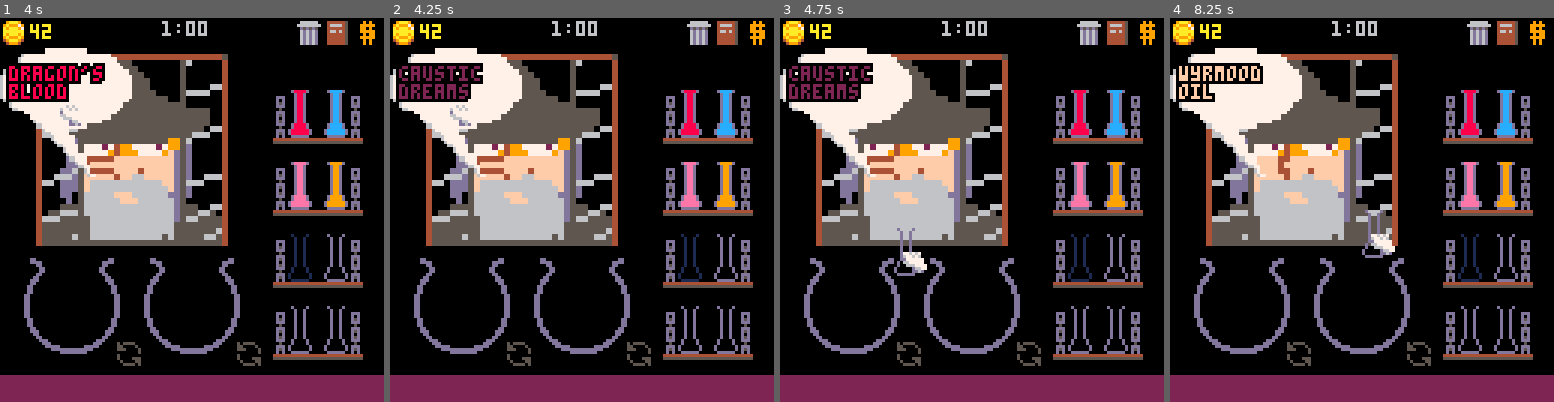
Above: before the commit, frames 1-4 (left to right).
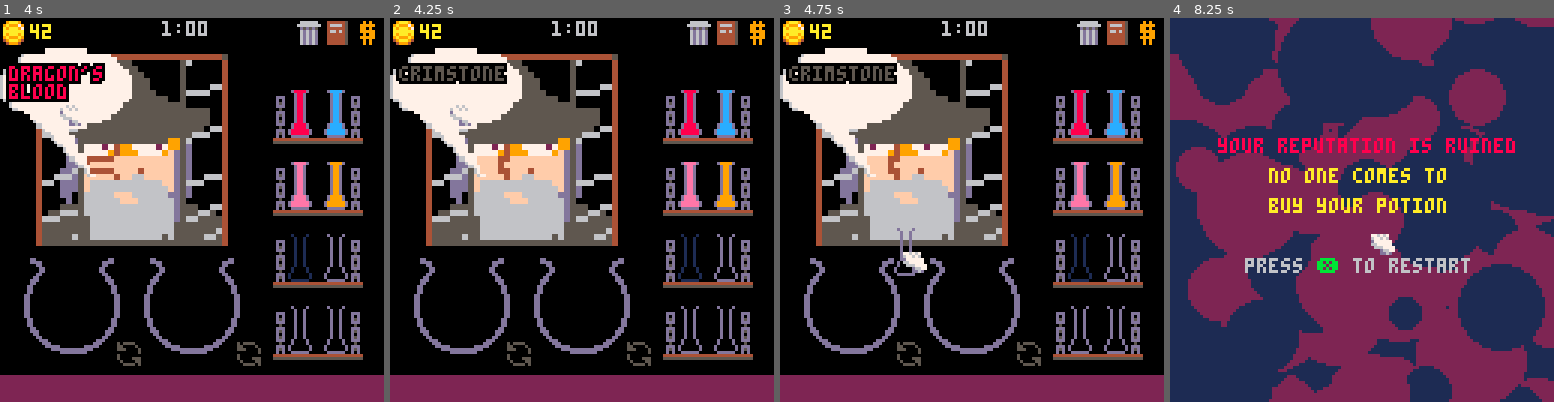
Above: after the commit, the same moments.

Repository: andbalch/cs4730_team_game
Game: PICO-8 cartridge potion.p8
Same seed, same stepped clock (60 frames per second), same inputs: the game is played once before the commit and once after it.
Inputs (mouse positions are in pixels of both pictures, inside the frame that each line leads up to):
- Up to frame 1 (4 s): tap X (X key) at 0.33, 1.07, 1.85, 2.97 s; click (280, 121) at 0.67 s; tap O (Z key) at 0.7, 1.7, 2.1, 2.5, 2.9, 3.3, 3.7 s; click (46, 267) at 1.22 s; click (107, 114) at 1.77 s; click (172, 259) at 2.32 s; click (234, 106) at 2.87 s; click (295, 256) at 3.42 s; click (61, 102) at 3.97 s
- Up to frame 2 (4.25 s): tap X (X key) at 4.08 s; tap O (Z key) at 4.1 s
- Up to frame 3 (4.75 s): tap O (Z key) at 4.5 s; click (902, 248) at 4.52 s
- Up to frame 4 (8.25 s): tap O (Z key) every 0.4 s from 4.9 to 8.1 s; click (1354, 94) at 5.07 s; tap X (X key) at 5.2, 6.32, 7.43 s; click (1419, 244) at 5.62 s; click (1481, 90) at 6.17 s; click (1246, 236) at 6.72 s; click (1308, 83) at 7.27 s; click (1369, 229) at 7.82 s

Frame 1 is identical in both runs. In frame 2, 2.0% of the frame differs, in the area x 1-32%, y 11-41%; in frame 3, 2.0%; in frame 4, 96%, in the area x 0-100%, y 0-100%.

Commit message:
added endgame screens

Diff:
--- a/brew.lua
+++ b/brew.lua
@@ -16,7 +16,7 @@
 sand_sound_timer=0
 
 -- Timer for selling potions
-sell_sound_timer=0
+sell_timer=0
 
 function brew_update()
 	viewing=nil
@@ -267,18 +267,29 @@
 end
 
 function serve()
+	if sell_timer > time() then
+		return -- Don't serve if not enough time has passed.
+	end
+	sell_timer = time() + 0.2
 	-- Empty vial and calc. score
 	-- TODO: inc. points based on potion difficulty?
 	local score = flr(empty_vial(potions[order_i].c) * prices[potions[order_i].c])
 
-	if time() > sell_sound_timer then
-		if score < 10 then
-			sfx(2)
-		else
-			sfx(3)
-		end
-		sell_sound_timer = time() + 0.5
-	end
+	if score < 10 then
+		sfx(2)
+		failure_count = failure_count + 1
+		if failure_count >= 5 then
+			mode = "failure"
+			music(4)
+		end
+	else
+		sfx(3)
+		failure_count = failure_count - 1
+		if failure_count < 0 then
+			failure_count = 0
+		end
+	end
+	sell_sound_timer = time() + 0.5
 
 	-- Penalty if time limit exceeded
 	if time_c == 8 then
@@ -287,6 +298,9 @@
 
 	-- Increase score.
 	gold = flr(gold + score)
+	if gold > 2000 then
+		mode = "success"
+	end
 
 	-- Transition to next order
 	order_i = new_order()
--- /dev/null
+++ b/endgame.lua
@@ -0,0 +1,34 @@
+function success_update()
+    update_bubbles()
+    if btnp(5) or md then -- ❎ key
+        run()
+    end
+end
+
+function success_draw()
+    draw_bubbles()
+
+    print("congratulations!", 34, 40, 11)
+    print("you have become", 35, 50, 10)
+    print("the potion master", 31, 60, 10)
+    print("press    to explore more", 17, 80, 6)
+    print("❎", 41, 80, 11)
+end
+
+
+function failure_update()
+    update_bubbles()
+    if btnp(5) or md then -- ❎ key
+        run()
+    end
+end
+
+function failure_draw()
+    draw_bubbles()
+
+    print("your reputation is ruined", 16, 40, 8)
+    print("no one comes to", 33, 50, 10)
+    print("buy your potion", 33, 60, 10)
+    print("press    to restart", 25, 80, 6)
+    print("❎", 49, 80, 11)
+end
--- a/game.lua
+++ b/game.lua
@@ -1,4 +1,4 @@
-mode="title"
+mode="title" -- Current game mode.
 
 -- Mouse variables.
 poke(0x5F2D, 1) -- Activate mouse.
@@ -15,6 +15,9 @@
 
 -- Reaction Timer
 react_timer=0
+
+-- If goes beyond 5, game fail
+failure_count=0
 
 -- Potion variables.
 
@@ -166,6 +169,12 @@
 	elseif mode=="tutorial" then
 		-- display optional tutorial screen
 		tutorial_update()
+	elseif mode=="success" then
+		-- display success screen
+		success_update()
+	elseif mode=="failure" then
+		-- display fail screen
+		failure_update()
     end
 
 	-- Update mouse down previous.
@@ -189,6 +198,10 @@
 		intro_draw()
 	elseif mode=="tutorial" then
 		tutorial_draw()
+	elseif mode=="success" then
+		success_draw()
+	elseif mode=="failure" then
+		failure_draw()
     end
 
 	-- Draw error.
--- a/potion.p8
+++ b/potion.p8
@@ -9,6 +9,7 @@
 #include tutorial.lua
 #include intro.lua
 #include game.lua
+#include endgame.lua
 __gfx__
 000000007700000000000000d000000d09aaa9000100001050555500000000000000011000000000000000001111111111111111777794990000000000000000
 0000000067676700776767000d0000d09a999790001001005500005000000000000001110000000000000000111111111111111144444fff0000000000000000
